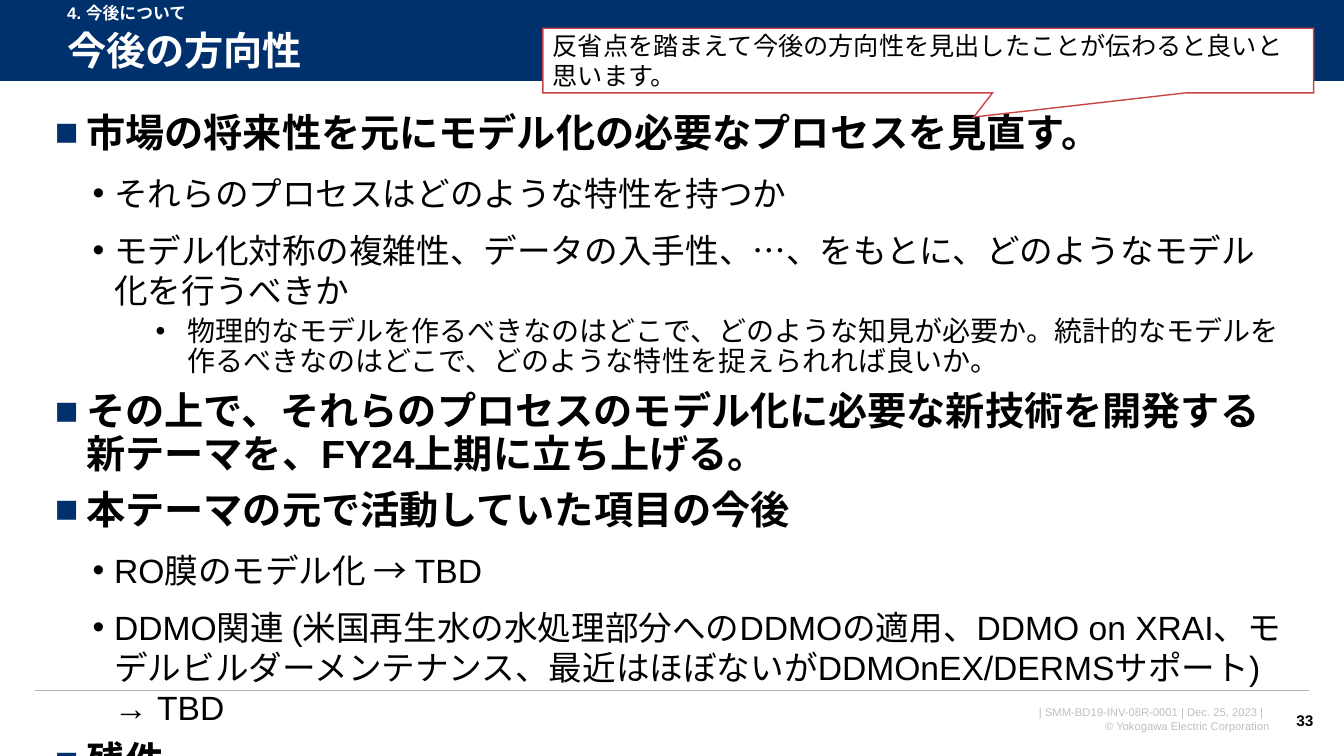
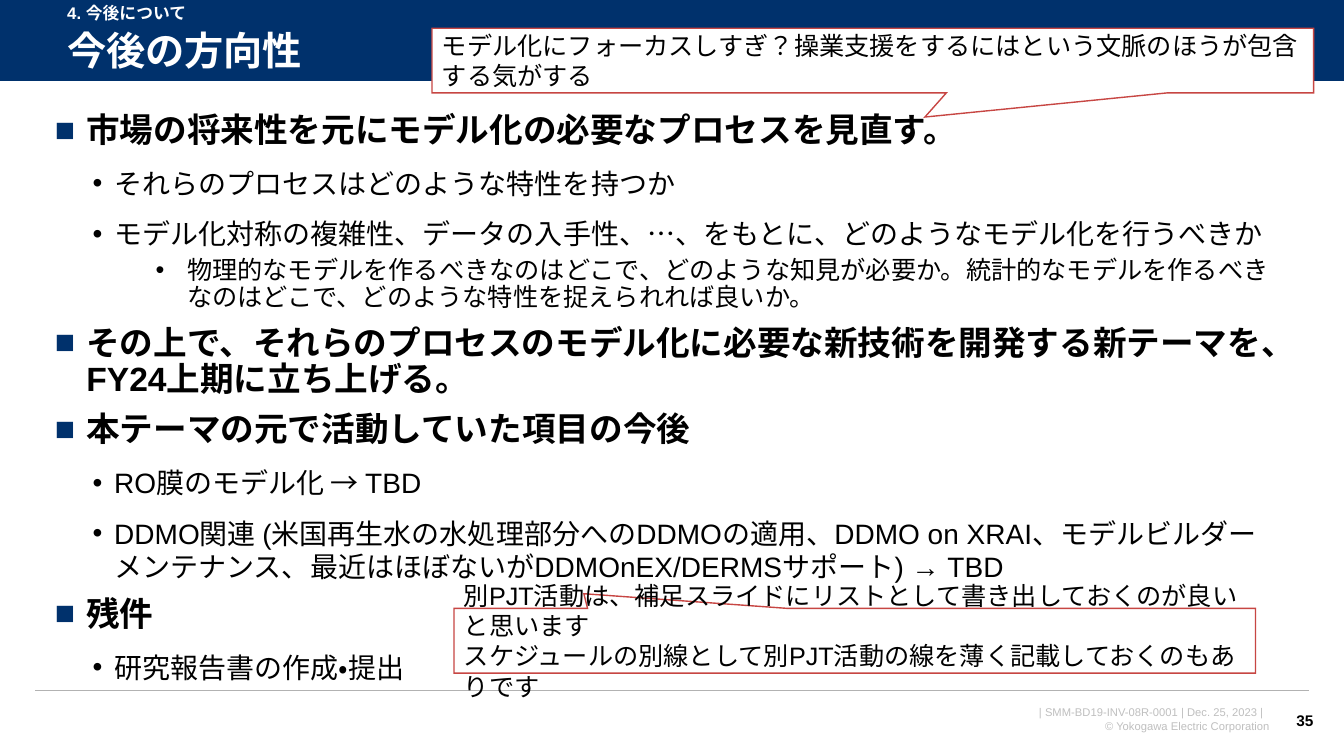
Before and after one commit to watarukumagai-git/opt, a slide deck: slide 35 of SoS/20231211_連携最適_LR2資料_kuma.pptx (slide 33 before the commit). Drawn at 1344x756 pixels with LibreOffice and Linux fonts; fonts in the diff are those of the drawing; background and template pictures are left out. Boxes give left, top, right and bottom in pixels: in the first picture for what was removed or moved away, otherwise in the second. Text is boxed around its words. In the diff, an @@ line names an element or a change of style, - is before the commit and + after.

```diff
--- a/SoS/20231211_連携最適_LR2資料_kuma.pptx
+++ b/SoS/20231211_連携最適_LR2資料_kuma.pptx
@@ speech box "モデル化にフォーカスしすぎ？操業支援をするにはという文脈のほうが包含する気がする": place and size @@
-speech box "モデル化にフォーカスしすぎ？操業支援をするにはという文脈のほうが包含する気がする" at box(543, 28, 1315, 93)
+speech box "モデル化にフォーカスしすぎ？操業支援をするにはという文脈のほうが包含する気がする" at box(433, 28, 1315, 93)
@@ text in speech box at box(442, 33, 1298, 87): text changed @@
-反省点を踏まえて今後の方向性を見出したことが伝わると良いと思います。
+モデル化にフォーカスしすぎ？操業支援をするにはという文脈のほうが包含する気がする
@@ text "市場の将来性を元にモデル化の必要なプロセスを見直す。" at box(86, 108, 1294, 681): size 28 to 24 pt in "市場の将来性を元にモデル化の必要なプロセスを見直す。", "その上で、それらのプロセスのモデル化に必要な新技術を開発する新テーマを、FY24上期に立ち上げる。", "本テーマの元で活動していた項目の今後", "残件"; size 24 to 20 pt in "それらのプロセスはどのような特性を持つか", "モデル化対称の複雑性、データの入手性、…、をもとに、どのようなモデル化を行うべきか", "RO膜のモデル化 → TBD", "DDMO関連 (米国再生水の水処理部分へのDDMOの適用、DDMO on XRAI、モデルビルダーメンテナンス、最近はほ ..." and 1 more places; size 20 to 18 pt in "物理的なモデルを作るべきなのはどこで、どのような知見が必要か。統計的なモデルを作るべきなのはどこで、どのような特性を捉え ..." @@
@@ speech box added at box(454, 609, 1255, 674), fill #FFFFFF, outline #C74643 1 pt, 18 pt, text #000000 @@
+別PJT活動は、補足スライドにリストとして書き出しておくのが良いと思います
+スケジュールの別線として別PJT活動の線を薄く記載しておくのもありです
@@ page number at box(1296, 715, 1313, 726): text changed @@
-33
+35
```
Also in this commit, not shown: 15 other slides changed, 2 slides added.
